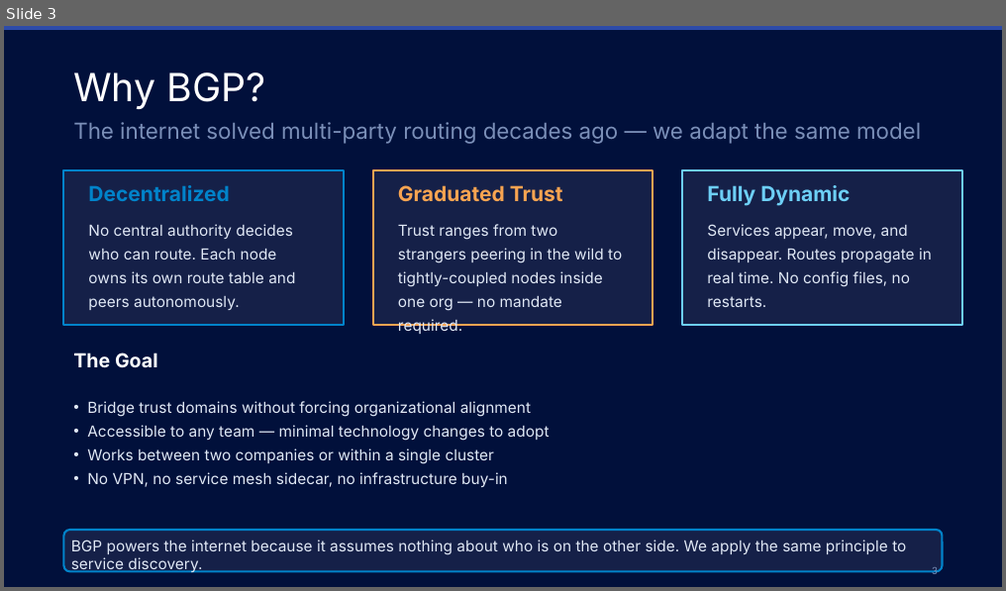
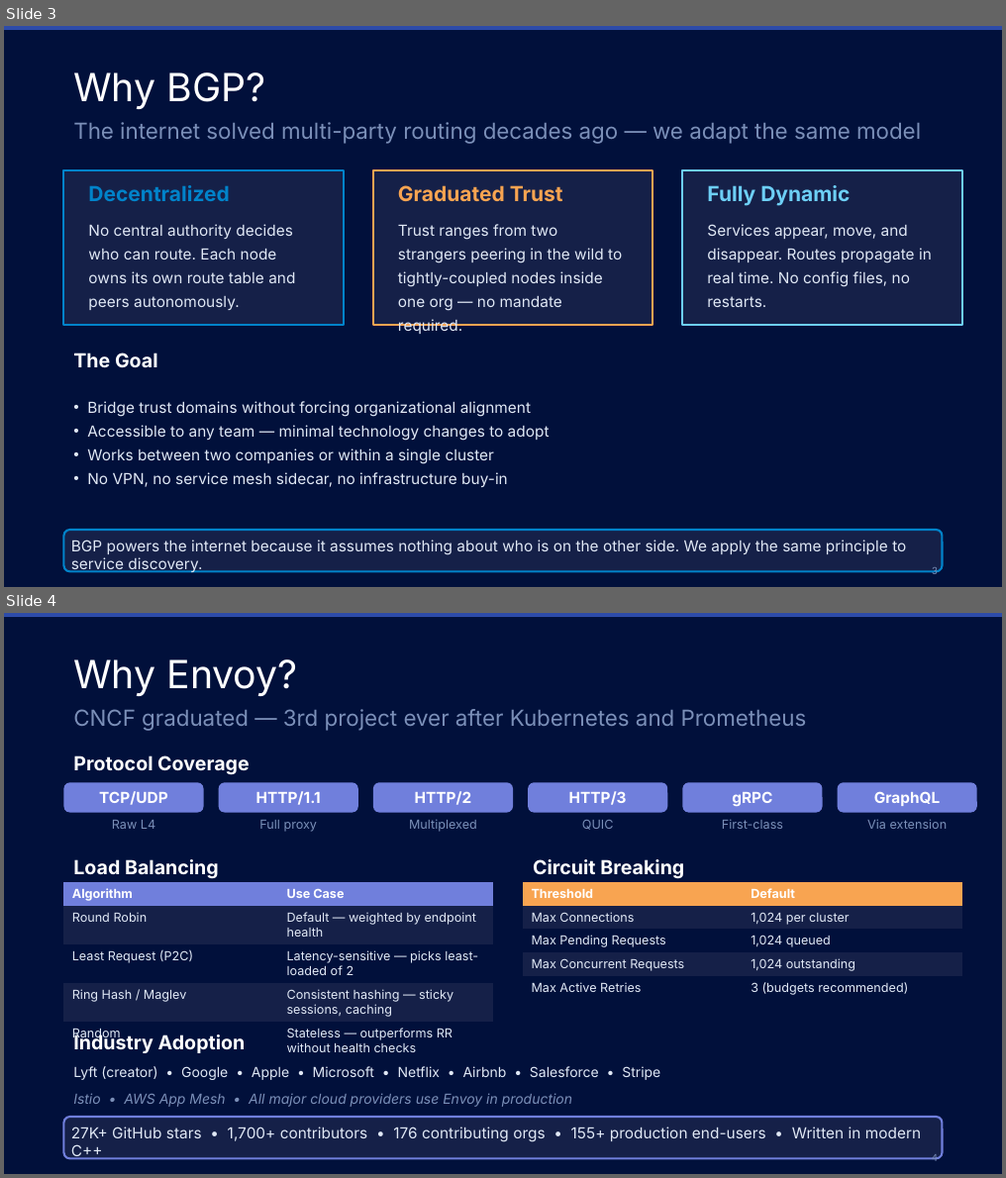
Before and after one commit to orbisoperations/catalyst-router, a slide deck: docker-compose/catalyst-router-deck.pptx. Shown one above the other, each under a label of ours: slide 3 before the commit, slides 3 and 4 after it. The pictures are 1006x591 and 1006x1178 pixels, drawn with LibreOffice and Linux fonts; fonts in the diff are those of the drawing. Boxes give left, top, right and bottom in pixels: in the first picture for what was removed or moved away, otherwise in the second. Text is boxed around its words. In the diff, an @@ line names an element or a change of style, - is before the commit and + after.

```diff
--- a/docker-compose/catalyst-router-deck.pptx
+++ b/docker-compose/catalyst-router-deck.pptx
@@ slide 4 added at (x1=4, y1=613, x2=1002, y2=1174), background #01103B; not listed: 1 template element that a slide beside it also shows @@
@@ text added at (x1=73, y1=660, x2=298, y2=696), 28 pt, text #FFFFFF @@
+Why Envoy?
@@ text added at (x1=73, y1=709, x2=807, y2=731), 16 pt, text #7B8FB8 @@
+CNCF graduated — 3rd project ever after Kubernetes and Prometheus
@@ text added at (x1=73, y1=756, x2=250, y2=775), 14 pt, text #FFFFFF, bold @@
+Protocol Coverage
@@ rounded rectangle added at (x1=63, y1=782, x2=204, y2=813), fill #707FDC, 11 pt, text #FFFFFF, bold @@
+TCP/UDP
@@ rounded rectangle added at (x1=219, y1=782, x2=358, y2=813), fill #707FDC, 11 pt, text #FFFFFF, bold @@
+HTTP/1.1
@@ rounded rectangle added at (x1=373, y1=782, x2=513, y2=813), fill #707FDC, 11 pt, text #FFFFFF, bold @@
+HTTP/2
@@ rounded rectangle added at (x1=528, y1=782, x2=667, y2=813), fill #707FDC, 11 pt, text #FFFFFF, bold @@
+HTTP/3
@@ rounded rectangle added at (x1=682, y1=782, x2=823, y2=813), fill #707FDC, 11 pt, text #FFFFFF, bold @@
+gRPC
@@ rounded rectangle added at (x1=838, y1=782, x2=977, y2=813), fill #707FDC, 11 pt, text #FFFFFF, bold @@
+GraphQL
@@ text added at (x1=112, y1=820, x2=155, y2=829), 9 pt, text #7B8FB8 @@
+Raw L4
@@ text added at (x1=259, y1=820, x2=318, y2=832), 9 pt, text #7B8FB8 @@
+Full proxy
@@ text added at (x1=409, y1=820, x2=477, y2=832), 9 pt, text #7B8FB8 @@
+Multiplexed
@@ text added at (x1=582, y1=820, x2=614, y2=830), 9 pt, text #7B8FB8 @@
+QUIC
@@ text added at (x1=722, y1=820, x2=783, y2=829), 9 pt, text #7B8FB8 @@
+First-class
@@ text added at (x1=867, y1=819, x2=947, y2=829), 9 pt, text #7B8FB8 @@
+Via extension
@@ text added at (x1=73, y1=860, x2=219, y2=879), 14 pt, text #FFFFFF, bold @@
+Load Balancing
@@ text added at (x1=533, y1=860, x2=684, y2=879), 14 pt, text #FFFFFF, bold @@
+Circuit Breaking
@@ table added at (x1=63, y1=882, x2=493, y2=1057), 5 rows, 2 columns @@
+Algorithm | Use Case
+Round Robin | Default — weighted by endpoint health
+Least Request (P2C) | Latency-sensitive — picks least-loaded of 2
+Ring Hash / Maglev | Consistent hashing — sticky sessions, caching
+Random | Stateless — outperforms RR without health checks
@@ table added at (x1=523, y1=882, x2=962, y2=999), 5 rows, 2 columns @@
+Threshold | Default
+Max Connections | 1,024 per cluster
+Max Pending Requests | 1,024 queued
+Max Concurrent Requests | 1,024 outstanding
+Max Active Retries | 3 (budgets recommended)
@@ text added at (x1=73, y1=1033, x2=246, y2=1054), 14 pt, text #FFFFFF, bold @@
+Industry Adoption
@@ text added at (x1=73, y1=1066, x2=660, y2=1080), 10 pt, text #E0E8F5 @@
+Lyft (creator) • Google • Apple • Microsoft • Netflix • Airbnb • Salesforce • Stripe
@@ rounded rectangle added at (x1=63, y1=1117, x2=943, y2=1158), fill #152048, outline #707FDC 1.5 pt, 11 pt, text #E0E8F5 @@
+27K+ GitHub stars • 1,700+ contributors • 176 contributing orgs • 155+ production end-users • Written in modern C++
@@ text added at (x1=73, y1=1093, x2=572, y2=1107), 10 pt, text #7B8FB8, italic @@
+Istio • AWS App Mesh • All major cloud providers use Envoy in production
@@ page number added at (x1=932, y1=1155, x2=938, y2=1161), 8 pt, text #7B8FB8 @@
+4
```
Also in this commit, not shown: 1 other file.
